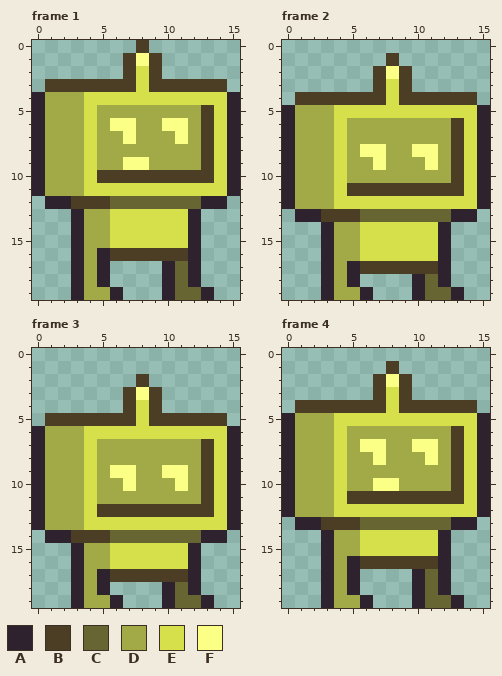
Two versions of one pixel-art file, assets/images/player/player_idle.aseprite. Above, as it was before the edit.
16x20 pixels, 6 frames. Shown: frame 1, frame 2, frame 3, frame 4. The commit also changed other frames, which this record leaves out.
Palette (. is transparent): A #2e222f  B #4c3e24  C #676633  D #a2a947  E #d5e04b  F #fbff86
The result:
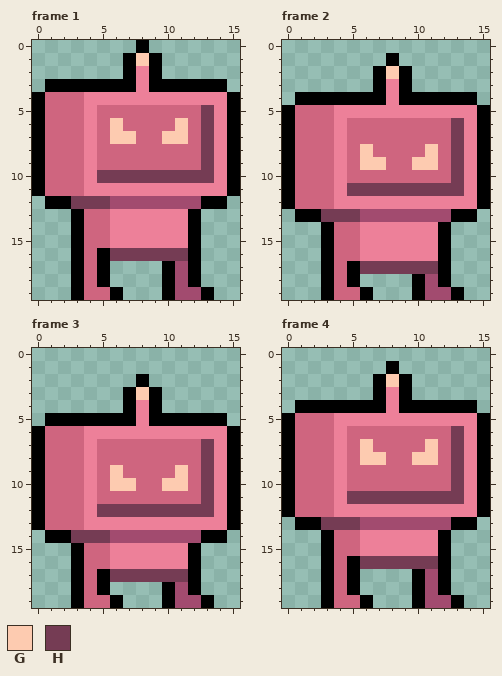
Colours new in this view: G #fdcbb0  H #753c54
Edits made:
layer "Player_3" now shown
layer "Player_2" now shown
layer "Player_1" now shown
colour A: #2e222f -> #000000
colour C: #676633 -> #a24b6f
colour D: #a2a947 -> #cf657f
colour E: #d5e04b -> #ed8099
Changed rows in their new state; - is a pixel that keeps its letter.
Frame 1, layer "Player_1":
first column x 1:
 0 -------A------
 1 ------AGA-----
 2 ------A-A-----
 3 AAAAAAA-AAAAAA
 5 ------------H-
 6 -----GD--DG-H-
 7 -----GG--GG-H-
 8 ------------H-
 9 ------DD----H-
10 ----HHHHHHHHH-
12 --HHH---------
first column x 6:
16 HHHHHH
Frame 2, layer "Player_1":
first column x 1:
 1 -------A------
 2 ------AGA-----
 3 ------A-A-----
 4 AAAAAAA-AAAAAA
 6 ------------H-
 7 ------------H-
 8 -----GD--DG-H-
 9 -----GG--GG-H-
10 ------------H-
11 ----HHHHHHHHH-
13 --HHH---------
first column x 6:
17 HHHHHH
Frame 3, layer "Player_1":
first column x 1:
 2 -------A------
 3 ------AGA-----
 4 ------A-A-----
 5 AAAAAAA-AAAAAA
 7 ------------H-
 8 ------------H-
 9 -----GD--DG-H-
10 -----GG--GG-H-
11 ------------H-
12 ----HHHHHHHHH-
14 --HHH---------
17 -----HHHHHH---
Frame 4, layer "Player_1":
first column x 1:
 1 -------A------
 2 ------AGA-----
 3 ------A-A-----
 4 AAAAAAA-AAAAAA
 6 ------------H-
 7 -----GD--DG-H-
 8 -----GG--GG-H-
 9 ------------H-
10 ------DD----H-
11 ----HHHHHHHHH-
13 --HHH---------
16 -----HHHHHH---
